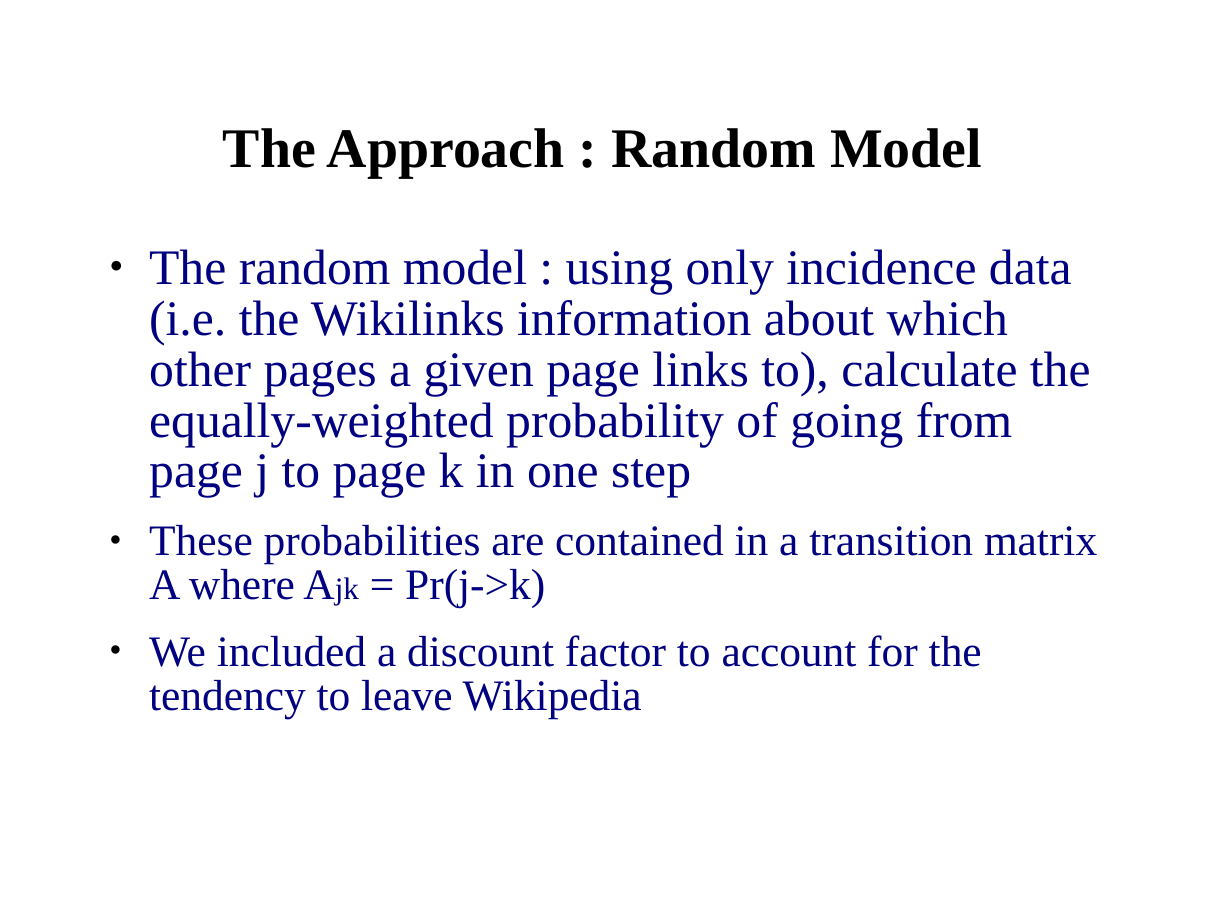
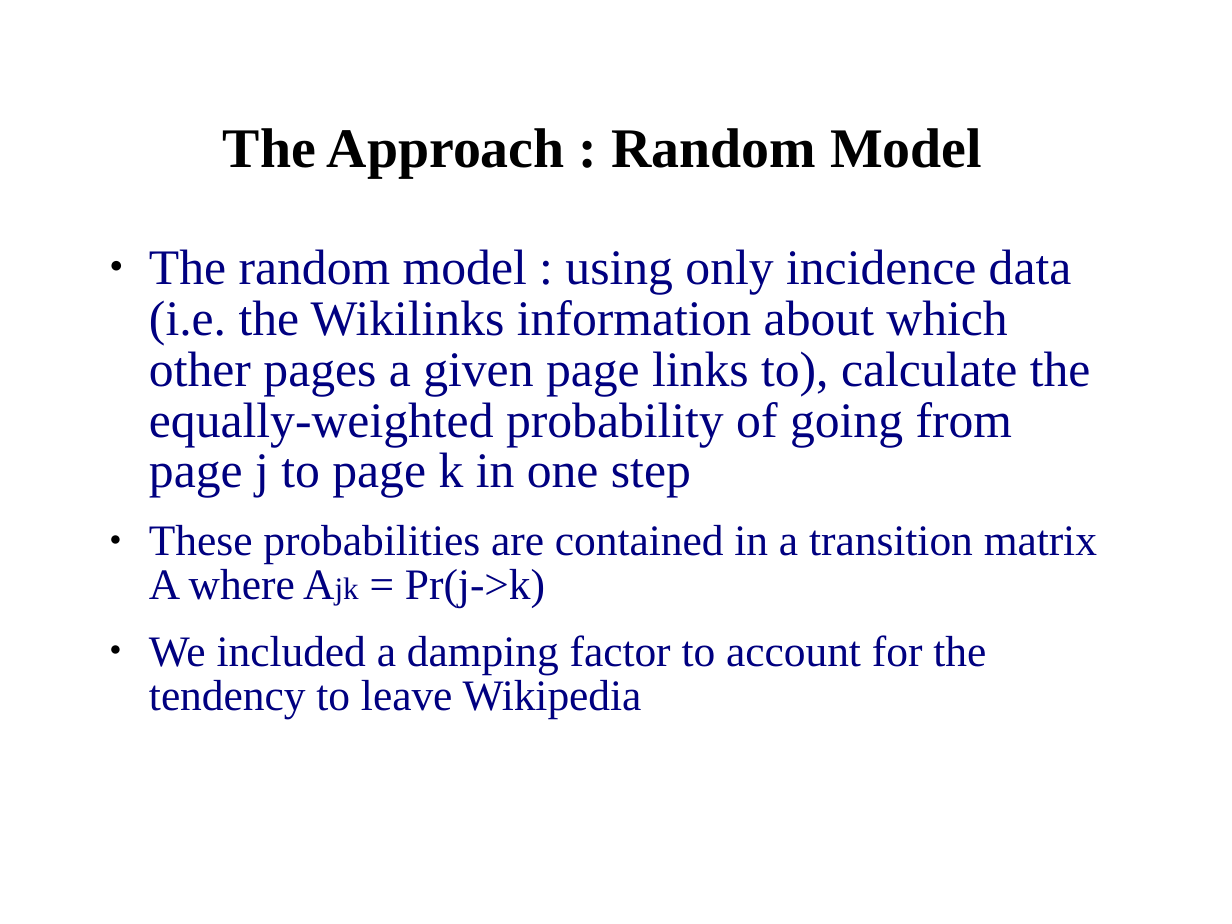
Before and after one commit to lasutschinkow/lasutschinkow-cs123, a slide deck: slide 4 of Presentations/prototype_presentation.ppt. Drawn at 1232x924 pixels with LibreOffice and Linux fonts; fonts in the diff are those of the drawing; background and template pictures are left out. Boxes give left, top, right and bottom in pixels: in the first picture for what was removed or moved away, otherwise in the second. Text is boxed around its words. In the diff, an @@ line names an element or a change of style, - is before the commit and + after.

```diff
--- a/Presentations/prototype_presentation.ppt
+++ b/Presentations/prototype_presentation.ppt
@@ text at <box>149,635,986,719</box>: text changed @@
-● We included a discount factor to account for the tendency to leave Wikipedia
+● We included a damping factor to account for the tendency to leave Wikipedia
```
Also in this commit, not shown: 3 other slides changed.
